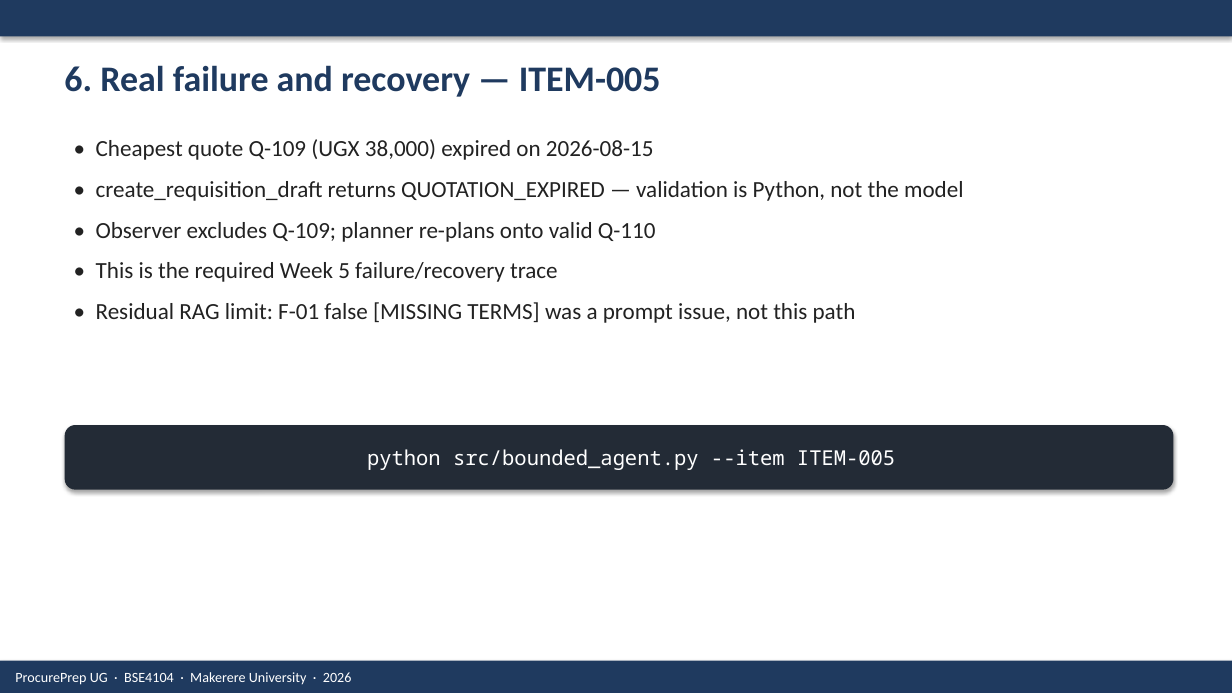
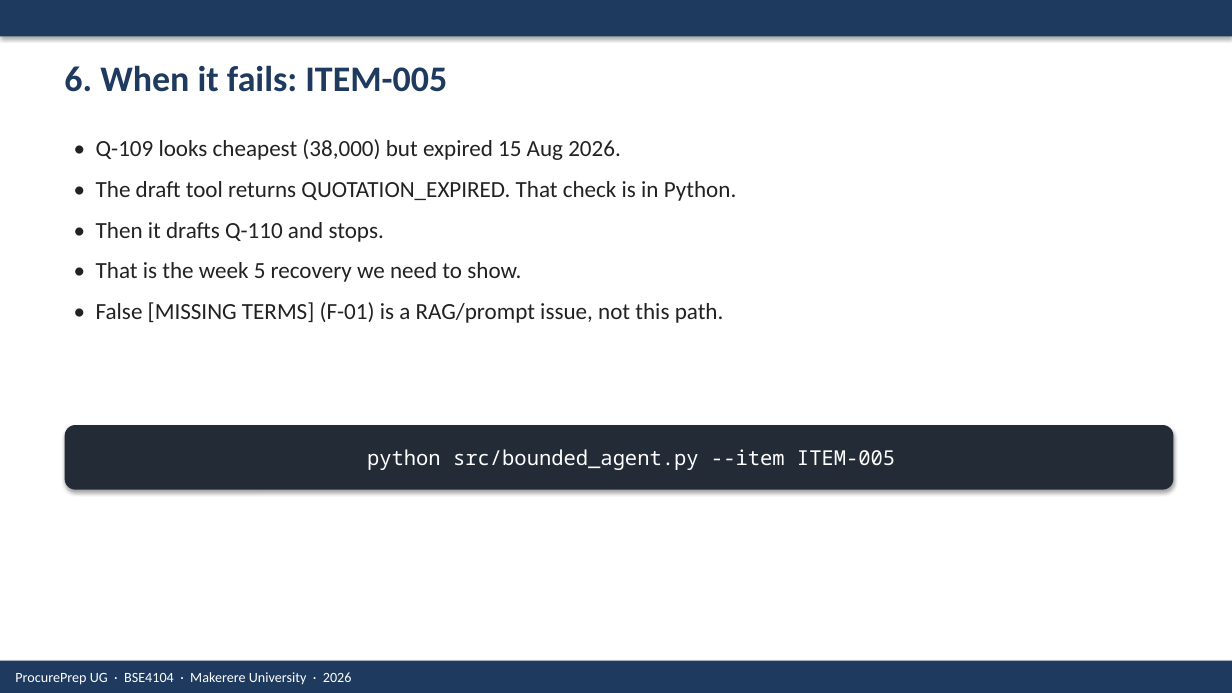
Before and after one commit to AINEMBABAZI-KIIZA-DAVIS/BSE4104_Capstone, a slide deck: slide 7 of docs/ProcurePrep UG Final Presentation.pptx. Drawn at 1232x693 pixels with LibreOffice and Linux fonts; fonts in the diff are those of the drawing. Boxes give left, top, right and bottom in pixels: in the first picture for what was removed or moved away, otherwise in the second. Text is boxed around its words. In the diff, an @@ line names an element or a change of style, - is before the commit and + after.

```diff
--- a/docs/ProcurePrep UG Final Presentation.pptx
+++ b/docs/ProcurePrep UG Final Presentation.pptx
@@ text at [64,65,447,92]: text changed @@
-6. Real failure and recovery — ITEM-005
+6. When it fails: ITEM-005
@@ text at [96,139,737,323]: text changed @@
-• Cheapest quote Q-109 (UGX 38,000) expired on 2026-08-15
-• create_requisition_draft returns QUOTATION_EXPIRED — validation is Python, not the model
-• Observer excludes Q-109; planner re-plans onto valid Q-110
-• This is the required Week 5 failure/recovery trace
-• Residual RAG limit: F-01 false [MISSING TERMS] was a prompt issue, not this path
+• Q-109 looks cheapest (38,000) but expired 15 Aug 2026.
+• The draft tool returns QUOTATION_EXPIRED. That check is in Python.
+• Then it drafts Q-110 and stops.
+• That is the week 5 recovery we need to show.
+• False [MISSING TERMS] (F-01) is a RAG/prompt issue, not this path.
```
Also in this commit, not shown: 8 other slides changed, 1 slide added, 1 slide removed, 29 other files.
